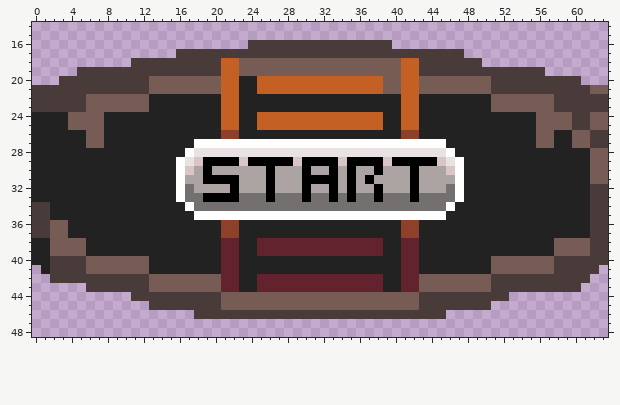
Pixel-art sprite, stored at Game/assets/images/buttons/background_start.png. Above: the version before the commit.
The file is 64x64 pixels. Shown: x 0..63, y 14..48.
Now the later version:
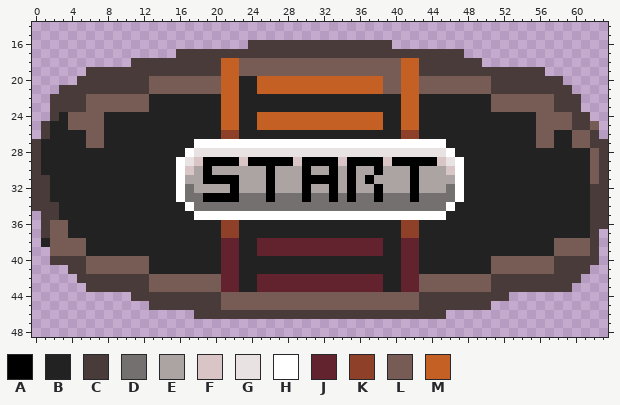
Palette (. is transparent): A #000000  B #222222  C #483b3a  D #757070  E #aca3a3  F #d9c5c5  G #e8e2e2  H #ffffff  J #62232f  K #8f4029  L #775c55  M #c56025
The exact change:
@@ x 0..63 @@
 18 ...........CCCCCCCCCCMMLLLLLLLLLLLLLLLLLLMMCCCCCCC..............
-19 .....CCCCCCCCCCCCCCCCMMLLLLLLLLLLLLLLLLLLMMCCCCCCCCCCCCCC.......
-20 ...CCCCCCCCCCLLLLLLLLMMBBMMMMMMMMMMMMMMLLMMLLLLLLLLCCCCCCCCCC...
-21 CCCCCCCCCCCCCLLLLLLLLMMBBMMMMMMMMMMMMMMLLMMLLLLLLLLCCCCCCCCCCCLL
-22 CCCCCCLLLLLLLBBBBBBBBMMBBBBBBBBBBBBBBBBBBMMBBBBBBBBLLLLLLLCCCCCC
-23 CCCCCCLLLLLLLBBBBBBBBMMBBBBBBBBBBBBBBBBBBMMBBBBBBBBLLLLLLLCCCCCC
-24 BBBBLLLLBBBBBBBBBBBBBMMBBMMMMMMMMMMMMMMBBMMBBBBBBBBBBBBBLLLLCCLL
-25 BBBBLLLLBBBBBBBBBBBBBMMBBMMMMMMMMMMMMMMBBMMBBBBBBBBBBBBBLLLLCCLL
-26 BBBBBBLLBBBBBBBBBBBBBKKBBBBBBBBBBBBBBBBBBKKBBBBBBBBBBBBBLLBBLLCC
-27 BBBBBBLLBBBBBBBBBBHHHHHHHHHHHHHHHHHHHHHHHHHHHHBBBBBBBBBBLLBBLLCC
-28 BBBBBBBBBBBBBBBBBHGGGGGGGGGGGGGGGGGGGGGGGGGGGGHBBBBBBBBBBBBBBBLL
-29 BBBBBBBBBBBBBBBBHGFAAAAFAAAAAFAAAAFAAAAFAAAAAFGHBBBBBBBBBBBBBBLL
-30 BBBBBBBBBBBBBBBBHFEAEEEEEEAEEEAEEAEAEEAEEEAEEEFHBBBBBBBBBBBBBBLL
-31 BBBBBBBBBBBBBBBBHEEAAAAEEEAEEEAAAAEAEAEEEEAEEEEHBBBBBBBBBBBBBBLL
-32 BBBBBBBBBBBBBBBBHDEEEEAEEEAEEEAEEAEAEEAEEEAEEEDHBBBBBBBBBBBBBBCC
-33 BBBBBBBBBBBBBBBBHDDAAAADDDADDDADDADADDADDDADDDDHBBBBBBBBBBBBBBCC
-34 CCBBBBBBBBBBBBBBBHDDDDDDDDDDDDDDDDDDDDDDDDDDDDHBBBBBBBBBBBBBBBCC
-35 CCBBBBBBBBBBBBBBBBHHHHHHHHHHHHHHHHHHHHHHHHHHHHBBBBBBBBBBBBBBBBCC
-36 CCLLBBBBBBBBBBBBBBBBBKKBBBBBBBBBBBBBBBBBBKKBBBBBBBBBBBBBBBBBBBCC
-37 CCLLBBBBBBBBBBBBBBBBBKKBBBBBBBBBBBBBBBBBBKKBBBBBBBBBBBBBBBBBBBCC
-38 BBLLLLBBBBBBBBBBBBBBBJJBBJJJJJJJJJJJJJJBBJJBBBBBBBBBBBBBBBLLLLCC
-39 BBLLLLBBBBBBBBBBBBBBBJJBBJJJJJJJJJJJJJJBBJJBBBBBBBBBBBBBBBLLLLCC
-40 BBCCCCLLLLLLLBBBBBBBBJJBBBBBBBBBBBBBBBBBBJJBBBBBBBBLLLLLLLCCCCCC
-41 .BCCCCLLLLLLLBBBBBBBBJJBBBBBBBBBBBBBBBBBBJJBBBBBBBBLLLLLLLCCCCC.
-42 ..CCCCCCCCCCCLLLLLLLLJJBBJJJJJJJJJJJJJJBBJJLLLLLLLLCCCCCCCCCCC..
-43 ......CCCCCCCLLLLLLLLJJBBJJJJJJJJJJJJJJBBJJLLLLLLLLCCCCCCCCCC...
+19 ......CCCCCCCCCCCCCCCMMLLLLLLLLLLLLLLLLLLMMCCCCCCCCCCCCCC.......
+20 .....CCCCCCCCLLLLLLLLMMBBMMMMMMMMMMMMMMLLMMLLLLLLLLCCCCCCCC.....
+21 ...CCCCCCCCCCLLLLLLLLMMBBMMMMMMMMMMMMMMLLMMLLLLLLLLCCCCCCCCC....
+22 ..CCCCLLLLLLLBBBBBBBBMMBBBBBBBBBBBBBBBBBBMMBBBBBBBBLLLLLLLCCC...
+23 ..CCCCLLLLLLLBBBBBBBBMMBBBBBBBBBBBBBBBBBBMMBBBBBBBBLLLLLLLCCC...
+24 ..CBLLLLBBBBBBBBBBBBBMMBBMMMMMMMMMMMMMMBBMMBBBBBBBBBBBBBLLLLCC..
+25 .CBBLLLLBBBBBBBBBBBBBMMBBMMMMMMMMMMMMMMBBMMBBBBBBBBBBBBBLLLLCCL.
+26 .CBBBBLLBBBBBBBBBBBBBKKBBBBBBBBBBBBBBBBBBKKBBBBBBBBBBBBBLLBBLLC.
+27 CBBBBBLLBBBBBBBBBBHHHHHHHHHHHHHHHHHHHHHHHHHHHHBBBBBBBBBBLLBBLLCC
+28 CBBBBBBBBBBBBBBBBHGGGGGGGGGGGGGGGGGGGGGGGGGGGGHBBBBBBBBBBBBBBBLC
+29 CBBBBBBBBBBBBBBBHGFAAAAFAAAAAFAAAAFAAAAFAAAAAFGHBBBBBBBBBBBBBBLC
+30 CBBBBBBBBBBBBBBBHFEAEEEEEEAEEEAEEAEAEEAEEEAEEEFHBBBBBBBBBBBBBBLC
+31 CCBBBBBBBBBBBBBBHEEAAAAEEEAEEEAAAAEAEAEEEEAEEEEHBBBBBBBBBBBBBBLC
+32 CCBBBBBBBBBBBBBBHDEEEEAEEEAEEEAEEAEAEEAEEEAEEEDHBBBBBBBBBBBBBBCC
+33 CCBBBBBBBBBBBBBBHDDAAAADDDADDDADDADADDADDDADDDDHBBBBBBBBBBBBBBCC
+34 CCCBBBBBBBBBBBBBBHDDDDDDDDDDDDDDDDDDDDDDDDDDDDHBBBBBBBBBBBBBBBCC
+35 .CCBBBBBBBBBBBBBBBHHHHHHHHHHHHHHHHHHHHHHHHHHHHBBBBBBBBBBBBBBBBCC
+36 .CLLBBBBBBBBBBBBBBBBBKKBBBBBBBBBBBBBBBBBBKKBBBBBBBBBBBBBBBBBBBCC
+37 .CLLBBBBBBBBBBBBBBBBBKKBBBBBBBBBBBBBBBBBBKKBBBBBBBBBBBBBBBBBBBC.
+38 .BLLLLBBBBBBBBBBBBBBBJJBBJJJJJJJJJJJJJJBBJJBBBBBBBBBBBBBBBLLLLC.
+39 ..LLLLBBBBBBBBBBBBBBBJJBBJJJJJJJJJJJJJJBBJJBBBBBBBBBBBBBBBLLLLC.
+40 ..CCCCLLLLLLLBBBBBBBBJJBBBBBBBBBBBBBBBBBBJJBBBBBBBBLLLLLLLCCCCC.
+41 ....CCLLLLLLLBBBBBBBBJJBBBBBBBBBBBBBBBBBBJJBBBBBBBBLLLLLLLCCCC..
+42 .....CCCCCCCCLLLLLLLLJJBBJJJJJJJJJJJJJJBBJJLLLLLLLLCCCCCCCCCC...
+43 ......CCCCCCCLLLLLLLLJJBBJJJJJJJJJJJJJJBBJJLLLLLLLLCCCCCCCCC....
 44 ...........CCCCCCCCCCLLLLLLLLLLLLLLLLLLLLLLCCCCCCCCCC...........
